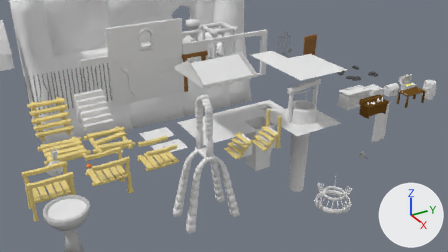
Before and after pictures for a commit that changed the Blender file Resources/Blender/Scenery/ModularDungeon/Assets.blend.
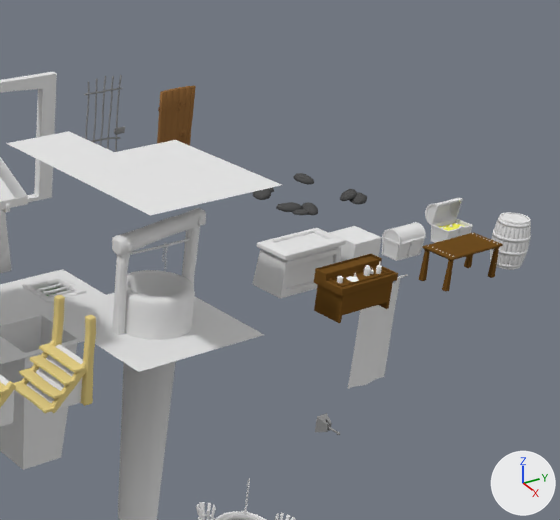
Each version is shown from the file's camera 'Camera', then close up on the part from 55% to 100% of the width and 2% to 75% of the height. Every picture has the same lights, and +X, +Y and +Z are marked at lower right.

The scene before the commit, as lines of its bpy script (objects in view):
```python
me_dn_door_1 = bpy.data.meshes.new('Dn_Door_1')
me_dn_door_1.from_pydata(...)  # 1632 vertices, 1462 faces; spans x -0.15..0.15, y -0.7..0.7, z 0.0..2.8
me_dn_door_1.materials.append(mat_material_door)  # brown #92693e
me_dn_floor_1 = bpy.data.meshes.new('Dn_Floor_1')
me_dn_floor_1.from_pydata([(1.0, 1.0, 0.0), (1.0, -1.0, 0.0), (-1.0, -1.0, 0.0), (-1.0, 1.0, 0.0)], [], [(0, 3, 2, 1)])
me_dn_floor_1.materials.append(mat_material_floor)  # white #e7e7e7
me_dn_jail_1 = bpy.data.meshes.new('Dn_Jail_1')
me_dn_jail_1.from_pydata(...)  # 1000 vertices, 918 faces; spans x -0.06..0.07, y -0.78..0.89, z 0.18..3.62
me_dn_jail_1.materials.append(mat_material_metal_002)  # grey #8f8f8f
ob_dn_floor_1 = bpy.data.objects.new('Dn_Floor_1', me_dn_floor_1)
ob_dn_floor_1.location = (6.0, 0.0, 0.0)
ob_dn_jail_1 = bpy.data.objects.new('Dn_Jail_1', me_dn_jail_1)
ob_dn_jail_1.location = (0.0, 7.93, 0.0)
ob_dn_woodendoor_1 = bpy.data.objects.new('Dn_WoodenDoor_1', me_dn_door_1)
ob_dn_woodendoor_1.location = (0.0, 10.93, 0.0)
# also in view: 'Dn_Chest_2' at (8.9, 14.0, 0.6); 'Dn_Bridge_Stairs_1' at (11.0, -1.5, 1.1); 'Dn_Door_3' at (0.0, 4.0, 2.0); 'Dn_Ceiling_Big_2' at (7.0, -3.0, 4.6); 'Dn_Floor_Gap_1' at (6.0, 2.0, -0.1)
```
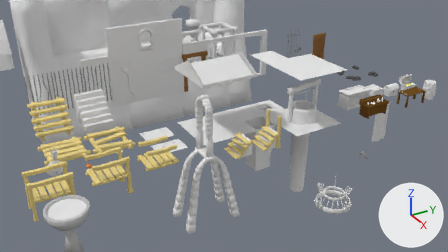
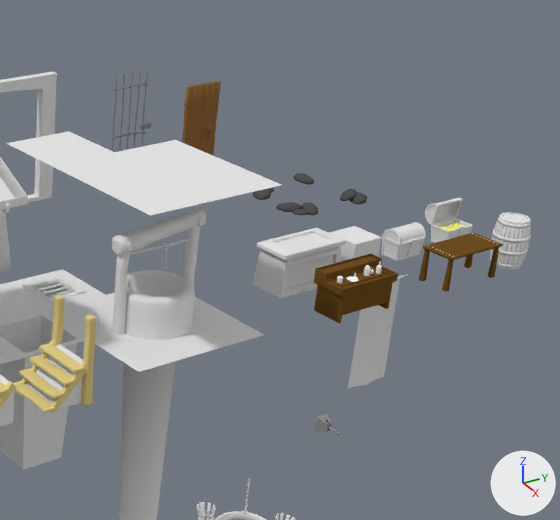
Where the change shows, as pixel boxes [x1, y1, x2, y2] in the close-ups (560 x 520 px):
```json
{"object": "Dn_WoodenDoor_1", "change": "moved", "before": [157, 86, 196, 146], "after": [182, 81, 221, 156]}
{"object": "Dn_Jail_1", "change": "moved", "before": [84, 75, 125, 152], "after": [110, 70, 151, 151]}
```

Edits to the scene script, one JSON object a line:
```json
{"op": "set", "path": "ob_dn_jail_1.location", "old": "(0.0, 7.93, 0.0)", "new": "(0.0, 9.0, 0.0)"}
{"op": "set", "path": "ob_dn_woodendoor_1.location", "old": "(0.0, 10.93, 0.0)", "new": "(0.0, 12.0, 0.0)"}
```
